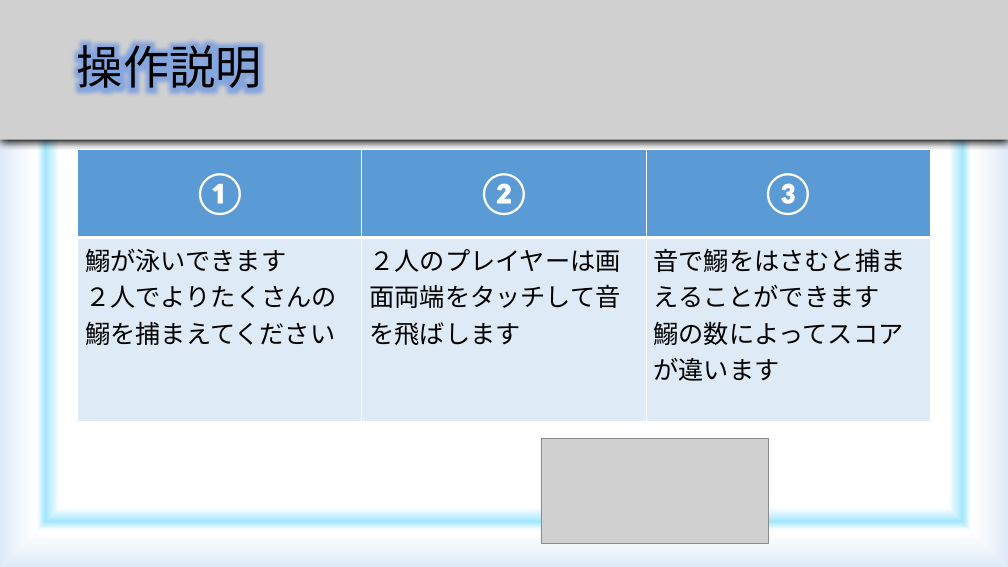
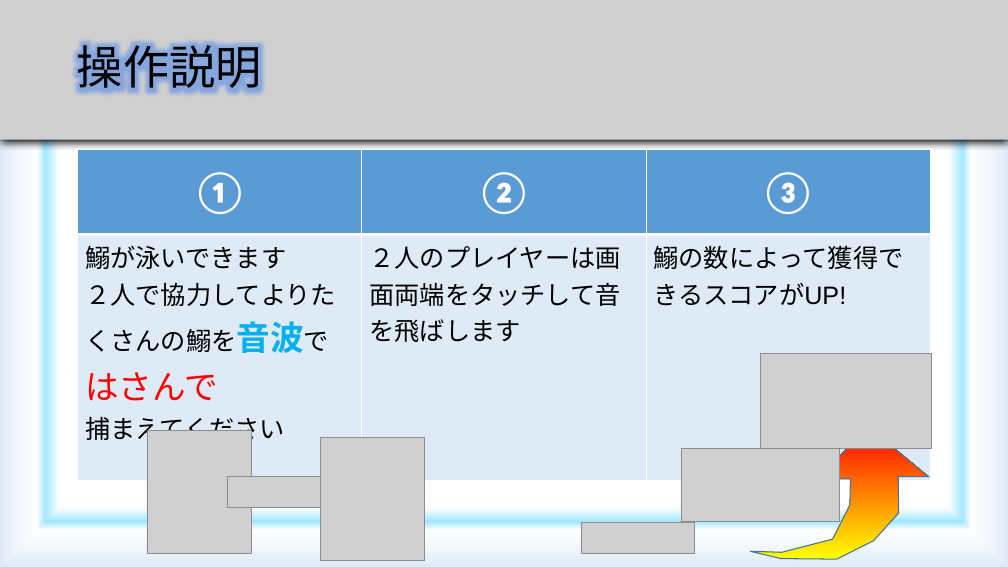
Before and after one commit to YasuhiroKawamoto/iwashi, a slide deck: slide 5 of 発表資料(鰯).pptx (slide 3 before the commit). Drawn at 1008x567 pixels with LibreOffice and Linux fonts; fonts in the diff are those of the drawing; grey boxes stand for pictures. Boxes give left, top, right and bottom in pixels: in the first picture for what was removed or moved away, otherwise in the second. Text is boxed around its words. In the diff, an @@ line names an element or a change of style, - is before the commit and + after.

```diff
--- a/発表資料(鰯).pptx
+++ b/発表資料(鰯).pptx
@@ table at box(78, 150, 931, 449) @@
-row 2, column 1: 鰯が泳いできます / ２人でよりたくさんの鰯を捕まえてください
+row 2, column 1: 鰯が泳いできます / ２人で協力してよりたくさんの鰯を音波で / はさんで / 捕まえてください
-row 2, column 3: 音で鰯をはさむと捕まえることができます / 鰯の数によってスコアが違います
+row 2, column 3: 鰯の数によって獲得できるスコアがUP!
@@ picture added at box(761, 353, 932, 448) @@
@@ picture added at box(147, 431, 251, 554) @@
@@ picture added at box(321, 438, 425, 560) @@
@@ picture: place and size @@
-picture at box(541, 439, 770, 543)
+picture at box(681, 449, 840, 522)
@@ freeform shape added at box(750, 426, 929, 560), fill gradient #FFFF00 to #FF0000, outline #43739E 1 pt @@
@@ picture added at box(228, 476, 341, 508) @@
@@ picture added at box(581, 522, 694, 554) @@
```
Also in this commit, not shown: 3 other slides changed, 3 slides added, 4 other files.
